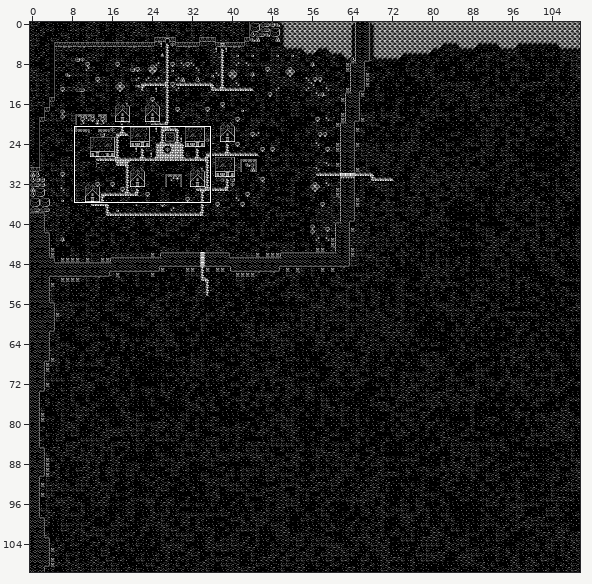
Level history. Tiled map: assets/maps/outdoor.tmx. The picture above shows the old version from afar; the outline marks the close-up.
Close-up. Old version:
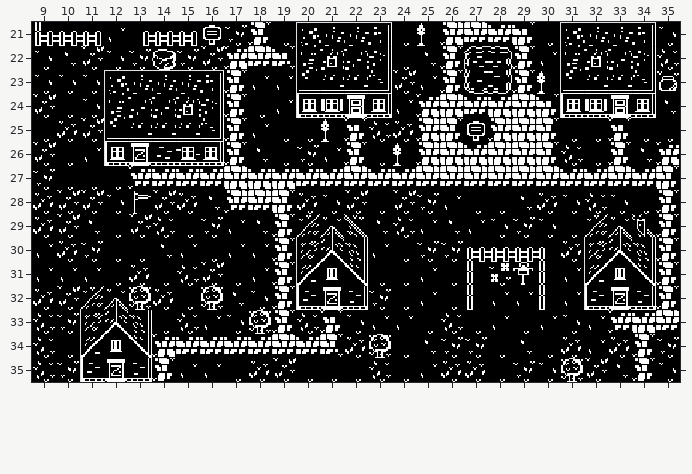
Cells are 16x16 px. Shown: x 9..35, y 21..35. The commit also changed other parts of the map, which this record leaves out.
And afterwards:
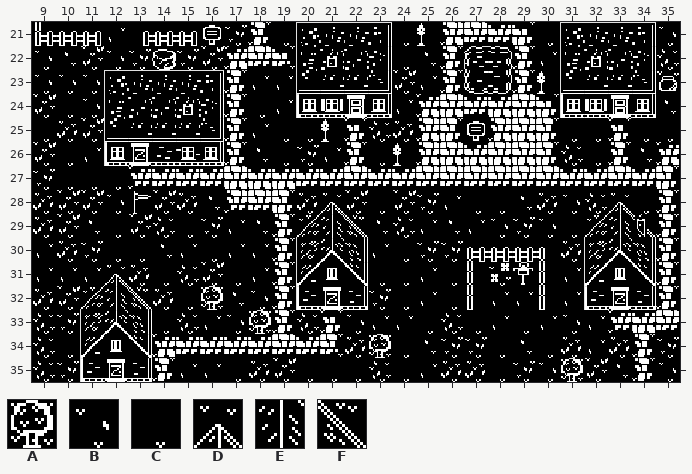
Key: from "world": A 2, B 8, C 10, D 129, E 145, F 146.
_ is an empty cell.
The edit:
{"where": "layer \"Ground\""}
{"y":28,"x":21,"old":"B","new":"D"}
{"y":28,"x":33,"old":"B","new":"D"}
{"y":29,"x":21,"old":"D","new":"E"}
{"y":29,"x":33,"old":"D","new":"E"}
{"y":31,"x":12,"old":"C","new":"D"}
{"y":32,"x":12,"old":"DA","new":"EF"}
{"label":"changed","picture_box":[320,193,344,238]}
{"label":"changed","picture_box":[608,193,632,238]}
{"label":"changed","picture_box":[104,265,152,310]}
